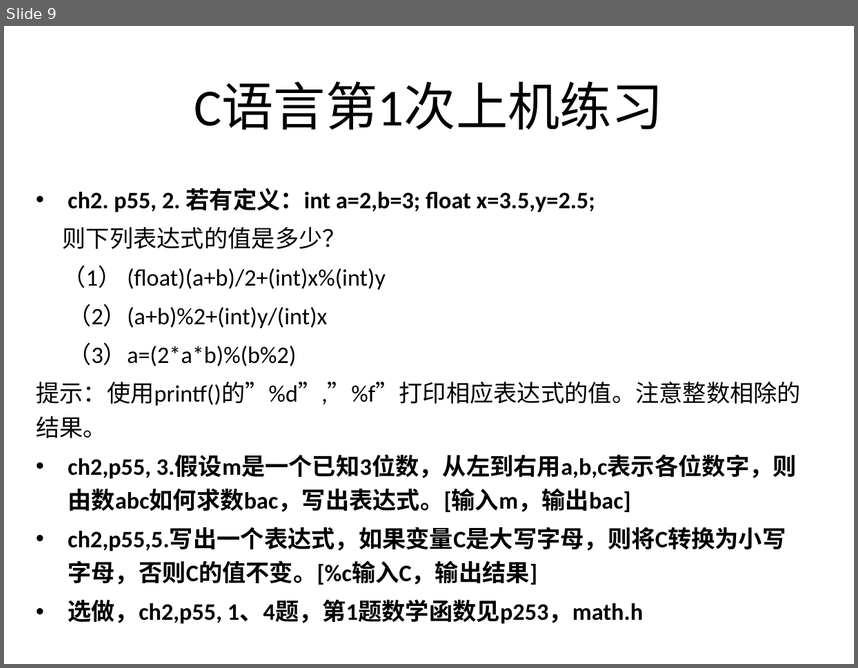
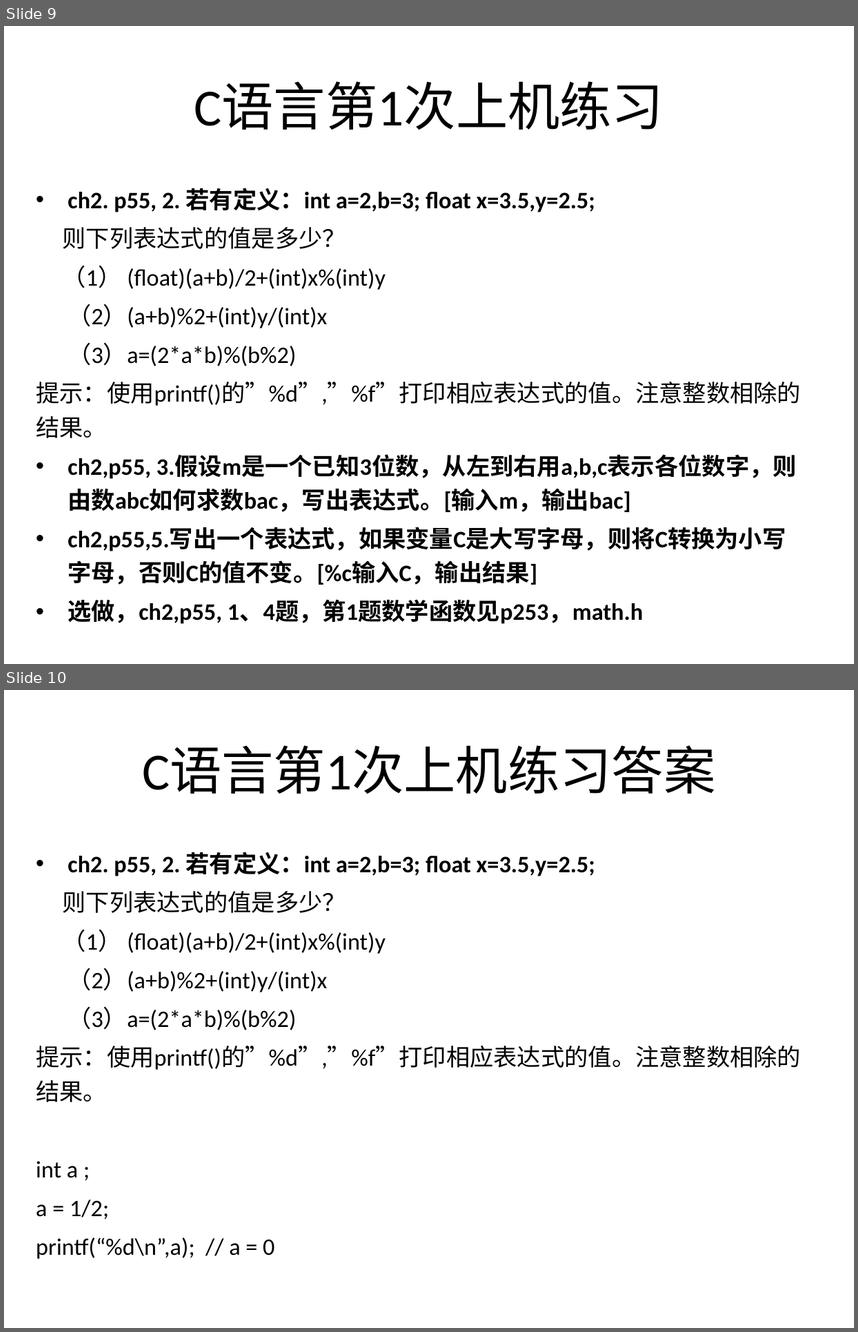
Before and after one commit to jtrfid/C-Repositories, a slide deck: 2016/上机安排.pptx. Shown one above the other, each under a label of ours: slide 9 before the commit, slides 9 and 10 after it. The pictures are 858x668 and 858x1332 pixels, drawn with LibreOffice and Linux fonts; fonts in the diff are those of the drawing. Boxes give left, top, right and bottom in pixels: in the first picture for what was removed or moved away, otherwise in the second. Text is boxed around its words. In the diff, an @@ line names an element or a change of style, - is before the commit and + after.

```diff
--- a/2016/上机安排.pptx
+++ b/2016/上机安排.pptx
@@ slide 10 added at <box>4,690,854,1328</box>, background #FFFFFF @@
@@ title added at <box>142,746,715,793</box>, 44 pt, text #000000 @@
+C语言第1次上机练习答案
@@ text added at <box>36,851,801,1259</box>, 20 pt, text #000000 @@
+• ch2. p55, 2. 若有定义：int a=2,b=3; float x=3.5,y=2.5;
+则下列表达式的值是多少？
+（1） (float)(a+b)/2+(int)x%(int)y
+（2）(a+b)%2+(int)y/(int)x
+（3）a=(2*a*b)%(b%2)
+提示：使用printf()的”%d”,”%f”打印相应表达式的值。注意整数相除的结果。
+int a ;
+a = 1/2;
+printf(“%d\n”,a); // a = 0
```
Also in this commit, not shown: 1 slide changed, 3 other slides added, 1 other file.
